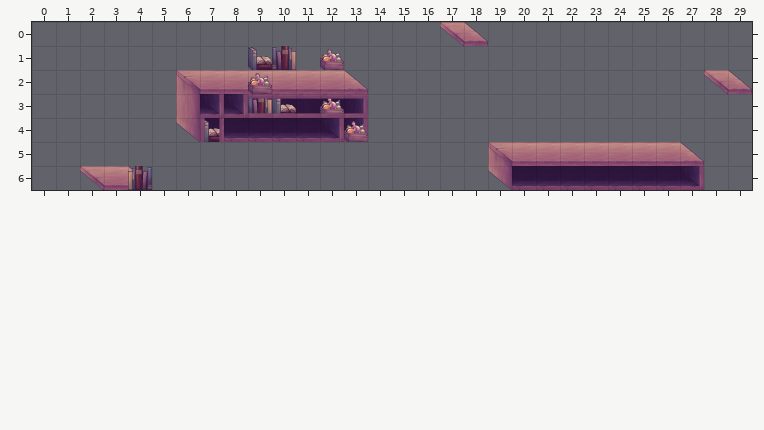
An edit to a level. Tiled map, android/assets/level1.tmx. Above: the version before the commit.
Cells are 95x95 px. Shown: x 0..29, y 0..6.
Once edited:
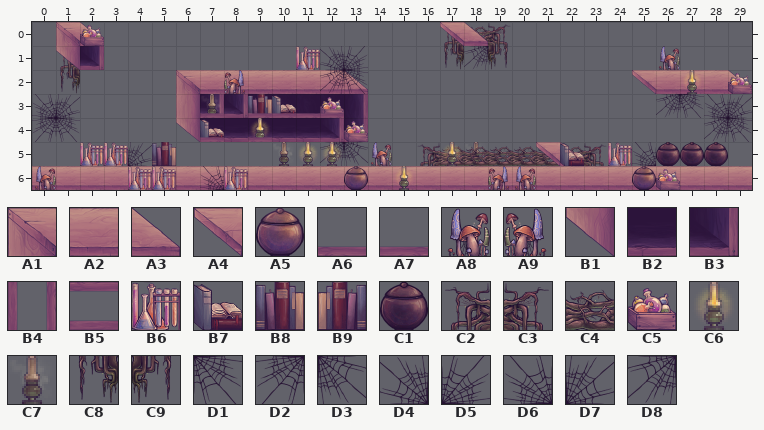
Key: from "tiles2": A1 0, A2 1, A3 2, A4 3, A5 4, A6 8 flipped on the other diagonal, A7 8 turned 270, A8 9, A9 9 flipped left-right, B1 10, B2 11, B3 12, B4 13 turned 180, B5 13 turned 90, B6 14, B7 15, B8 16, B9 16 flipped left-right, C1 17, C2 18, C3 18 flipped left-right, C4 19, C5 20, C6 21, C7 22, C8 23, C9 23 flipped left-right, D1 24, D2 24 flipped left-right, D3 24 flipped on the diagonal, D4 24 flipped on the other diagonal, D5 24 flipped up-down, D6 24 turned 180, D7 24 turned 270, D8 24 turned 90.
__ is an empty cell.
Tiles replaced or removed in this view: A1, A2, A3, A4, B1, B2, B3, B4, B5, B7, B8, B9, C5.
Tiles of an added or newly shown layer are drawn over the layers below it.
See-through tiles are keyed as they look on the map.
Diff:
Changed rows in their new state; .. is an unchanged cell.
Layer "background":
first column x 1:
0 .. .. .. .. .. .. .. .. .. .. .. .. .. .. .. .. C2 C4 C3 .. .. .. .. .. .. .. .. ..
1 C2 B3 .. .. .. .. .. .. .. .. B6 .. .. .. .. .. C8 D8 C9 .. .. .. .. .. .. A8 .. ..
2 C8 .. .. .. .. .. .. .. .. .. .. .. .. .. .. .. .. .. .. .. .. .. .. .. .. .. .. ..
3 .. .. .. .. .. .. .. .. .. .. .. .. .. .. .. .. .. .. .. .. .. .. .. .. .. D8 D1 ..
5 .. B6 B6 D7 B8 .. .. .. .. C7 C6 D8 D3 A8 .. C2 C4 C7 C4 C4 C4 C4 C3 B6 D6 C1 C1 C1
6 .. .. .. .. .. .. .. .. .. .. .. .. .. .. .. .. .. .. __ __ __ __ __ __ __ __ __ ..
Layer "background 2" (added):
first column x 1:
1 B1 .. .. .. .. .. .. .. .. .. .. .. .. .. .. .. .. .. .. .. .. .. .. .. .. .. .. .. ..
3 .. .. .. .. .. .. C7 .. B8 B7 .. C5 .. .. .. .. .. .. .. .. .. .. .. .. .. .. .. D6 D7
4 .. .. .. .. .. .. B7 .. C6 .. .. .. .. .. .. .. .. .. .. .. .. .. .. .. .. .. .. D8 D1
5 .. .. .. .. .. .. .. .. .. .. .. C6 .. .. .. .. C6 C4 .. .. .. .. .. .. .. .. .. .. ..
Layer "background 3" (added):
first column x 7:
3 A6 .. A7 A7 A7 A7
4 A7 .. A6 .. .. ..
Layer "platforms":
first column x 0:
0 .. A1 A3 .. .. .. .. .. .. .. .. .. .. .. .. .. .. .. .. .. .. .. .. .. .. .. .. .. .. ..
2 .. .. .. .. .. .. .. .. .. .. .. .. .. .. .. .. .. .. .. .. .. .. .. .. .. A4 A2 A2 A2 ..
5 .. .. .. .. .. .. .. .. .. .. .. .. .. .. .. .. .. .. .. __ __ A4 A3 __ __ __ __ __ .. ..
6 A2 A2 A2 .. A2 A2 A2 A2 A2 A2 A2 A2 A2 A2 A2 A2 A2 A2 A2 A2 A2 A2 A2 A2 A2 A2 A2 A2 A2 A2
Layer "Kachelebene 6" (removed):
first column x 7:
3 .. .. __ __ .. __
4 __ .. .. .. .. ..
Layer "foreground":
first column x 0:
0 .. .. C5 .. .. .. .. .. .. .. .. .. .. .. .. .. .. .. .. .. .. .. .. .. .. .. .. .. .. ..
1 .. .. .. .. .. .. .. .. .. __ __ .. D4 D5 .. .. .. .. .. .. .. .. .. .. .. .. .. .. .. ..
2 .. .. .. .. .. .. .. .. A9 __ .. .. D8 D1 .. .. .. .. .. .. .. .. .. .. .. .. .. C6 .. C5
3 D6 D7 .. .. .. .. .. .. .. __ __ __ __ __ .. .. .. .. .. .. .. .. .. .. .. .. .. .. .. ..
4 D2 D1 .. .. .. .. .. __ .. .. .. .. .. .. .. .. .. .. .. .. .. .. .. .. .. .. .. .. .. ..
5 .. .. .. .. .. .. .. .. .. .. .. .. .. .. .. .. .. .. .. .. .. .. B7 .. .. .. .. .. .. ..
6 A8 .. .. .. B6 B6 .. D6 B6 .. .. .. .. A5 .. C6 .. .. .. A9 A8 .. .. .. .. A5 C5 .. .. ..
Where, in picture pixels (left, top, right, bottom), the same in both pictures:
changed: (32, 22, 752, 190)
